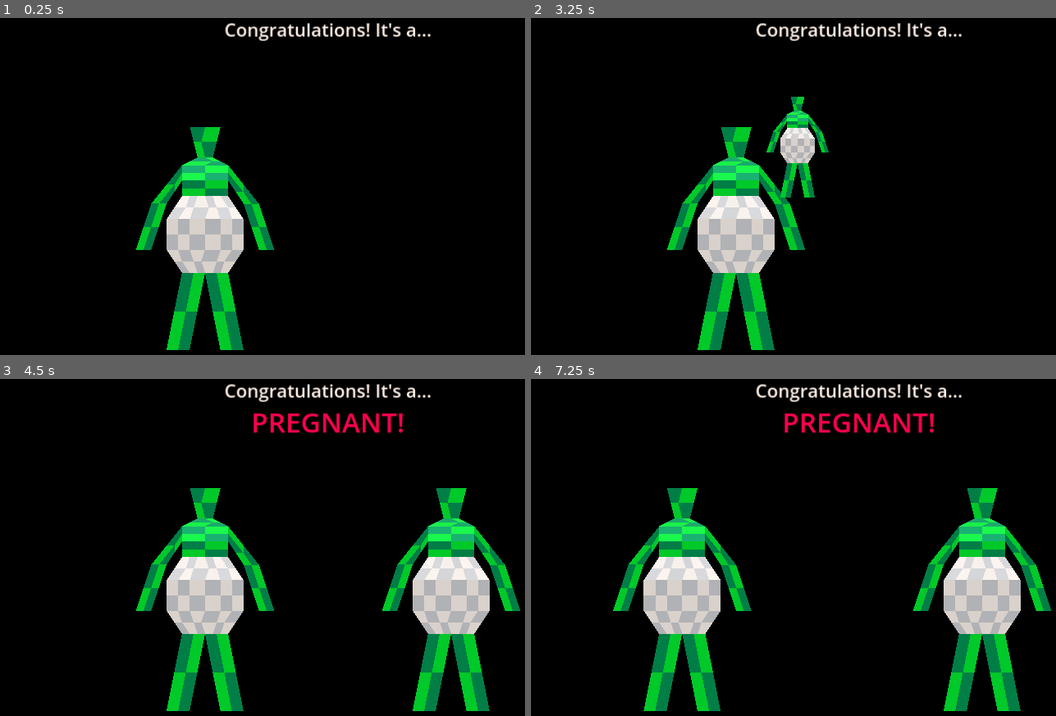
Above: before the commit, frames 1-4 (two rows, left to right).
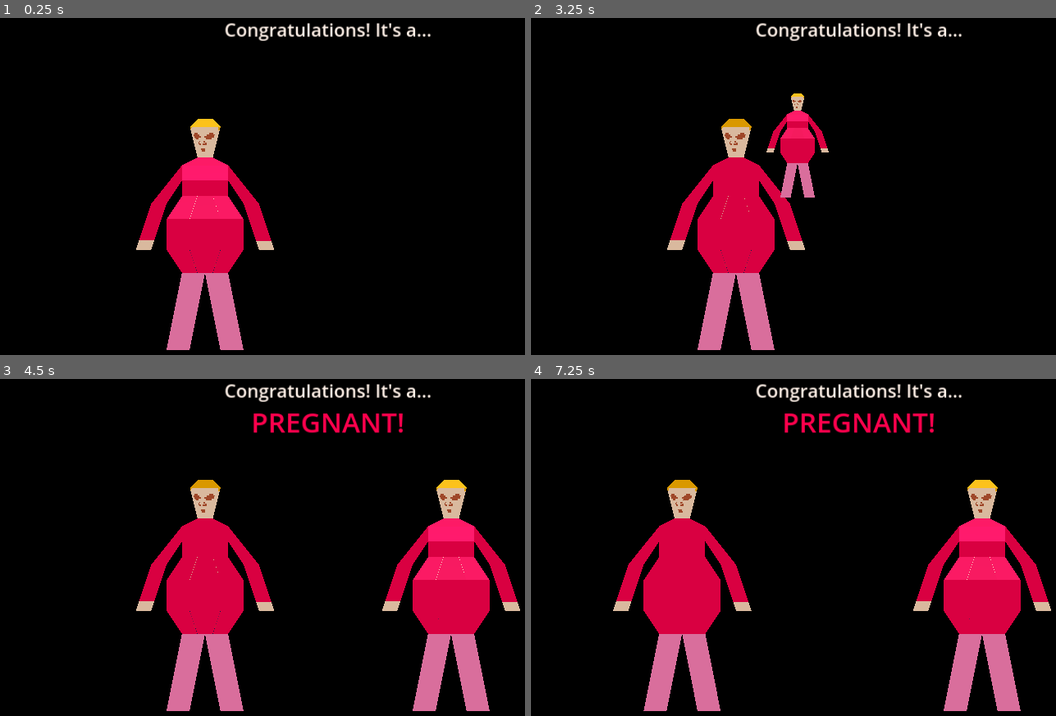
Above: after the commit, the same moments.

Repository: AlexGarbus/global-game-jam-2025
Game: Godot game, scene res://end.tscn
Two runs of this game, one before a commit and one after it. Both use one fixed random seed, a clock stepped at 60 frames per second and the inputs below. This scene is started directly instead of the project's main scene.
Inputs:
- Up to frame 1 (0.25 s): no input
- Up to frame 2 (3.25 s): tap Enter at 0.5, 2 s; hold Right (move_right) 0.53-1.28 s; tap Space (jump) at 0.77, 1.25, 1.52, 2.75, 3.02 s; hold Down (move_backward) 1.28-2.03 s; hold Right (move_right) 2.03-2.78 s; hold Up (move_forward) from 2.78 s (still down)
- Up to frame 3 (4.5 s): release Up (move_forward) at 3.53 s; hold Left (move_left) from 3.53 s (still down); tap Space (jump) at 3.77 s; tap Enter at 4.25 s
- Up to frame 4 (7.25 s): tap Space (jump) at 4.52, 5, 6.02, 6.77 s; release Left (move_left) at 5.03 s; hold Down (move_backward) 5.03-5.78 s; hold Right (move_right) 5.78-6.53 s; hold Up (move_forward) from 6.53 s (still down)

The runs differ from the first frame. In frame 1, 7.7% of the frame differs, in the area x 25-53%, y 29-99%; in frame 2, 9.2%; in frame 3, 15%, in the area x 25-100%, y 29-99%; in frame 4, 15%.

Commit message:
Player texture

Diff:
--- a/end.tscn
+++ b/end.tscn
@@ -1,14 +1,10 @@
-[gd_scene load_steps=10 format=3 uid="uid://bbnn1mrcwsnlx"]
+[gd_scene load_steps=9 format=3 uid="uid://bbnn1mrcwsnlx"]
 
 [ext_resource type="PackedScene" uid="uid://b0xolau4rr2fx" path="res://user_interface/ui_end/ui_end.tscn" id="1_5orgy"]
 [ext_resource type="Script" path="res://end.gd" id="1_lnr1v"]
 [ext_resource type="ArrayMesh" uid="uid://dy6dt6ng5uwjt" path="res://player/models/player.obj" id="2_8afmo"]
 [ext_resource type="Environment" uid="uid://c5qlxs2l8pxwa" path="res://environment.tres" id="2_67iw1"]
-[ext_resource type="Texture2D" uid="uid://ism6x00sbxsx" path="res://player/models/player_tex.png" id="3_mylx1"]
-
-[sub_resource type="StandardMaterial3D" id="StandardMaterial3D_m25qy"]
-albedo_texture = ExtResource("3_mylx1")
-texture_filter = 0
+[ext_resource type="Material" uid="uid://go44ro7nx67p" path="res://player/models/player_material.tres" id="4_wmnmt"]
 
 [sub_resource type="Animation" id="Animation_c0llp"]
 length = 0.001
@@ -122,6 +118,18 @@
 "handle_modes": PackedInt32Array(0),
 "points": PackedFloat32Array(0, -0.25, 0, 0.25, 0),
 "times": PackedFloat32Array(0)
+}
+tracks/10/type = "value"
+tracks/10/imported = false
+tracks/10/enabled = true
+tracks/10/path = NodePath("Model:scale")
+tracks/10/interp = 1
+tracks/10/loop_wrap = true
+tracks/10/keys = {
+"times": PackedFloat32Array(0),
+"transitions": PackedFloat32Array(1),
+"update": 0,
+"values": [Vector3(0.25, 0.25, 0.25)]
 }
 
 [sub_resource type="Animation" id="Animation_q2tif"]
@@ -255,6 +263,18 @@
 "points": PackedFloat32Array(0, -0.25, 0, 0.25, 0),
 "times": PackedFloat32Array(7)
 }
+tracks/11/type = "value"
+tracks/11/imported = false
+tracks/11/enabled = true
+tracks/11/path = NodePath("Model:scale")
+tracks/11/interp = 0
+tracks/11/loop_wrap = true
+tracks/11/keys = {
+"times": PackedFloat32Array(0, 3),
+"transitions": PackedFloat32Array(1, 1),
+"update": 0,
+"values": [Vector3(0.25, 0.25, 0.25), Vector3(0.25, 0.25, 0)]
+}
 
 [sub_resource type="AnimationLibrary" id="AnimationLibrary_y4nbx"]
 _data = {
@@ -280,14 +300,14 @@
 size = 3.0
 
 [node name="Model" type="MeshInstance3D" parent="."]
-transform = Transform3D(-0.25, 0, -2.18557e-08, 0, 0.25, 0, 2.18557e-08, 0, -0.25, -1, 0, 0)
+transform = Transform3D(-0.25, 0, -3.7749e-08, 0, 0.25, 0, 3.7749e-08, 0, -0.25, -1, 0, 0)
 mesh = ExtResource("2_8afmo")
-surface_material_override/0 = SubResource("StandardMaterial3D_m25qy")
+surface_material_override/0 = ExtResource("4_wmnmt")
 
 [node name="Model2" type="MeshInstance3D" parent="."]
 transform = Transform3D(-0.25, 0, -3.7749e-08, 0, 0.25, 0, 3.7749e-08, 0, -0.25, 1, 0, 0)
 mesh = ExtResource("2_8afmo")
-surface_material_override/0 = SubResource("StandardMaterial3D_m25qy")
+surface_material_override/0 = ExtResource("4_wmnmt")
 
 [node name="UiEnd" parent="." instance=ExtResource("1_5orgy")]
 
--- /dev/null
+++ b/player/models/player_material.tres
@@ -0,0 +1,7 @@
+[gd_resource type="StandardMaterial3D" load_steps=2 format=3 uid="uid://go44ro7nx67p"]
+
+[ext_resource type="Texture2D" uid="uid://ism6x00sbxsx" path="res://player/models/player_tex.png" id="1_irqcs"]
+
+[resource]
+albedo_texture = ExtResource("1_irqcs")
+texture_filter = 0
--- a/player/player.tscn
+++ b/player/player.tscn
@@ -1,16 +1,12 @@
-[gd_scene load_steps=12 format=3 uid="uid://oe7y6q1dmsbn"]
+[gd_scene load_steps=11 format=3 uid="uid://oe7y6q1dmsbn"]
 
 [ext_resource type="Script" path="res://player/player.gd" id="1_mam4c"]
 [ext_resource type="ArrayMesh" uid="uid://dy6dt6ng5uwjt" path="res://player/models/player.obj" id="2_ss5hy"]
-[ext_resource type="Texture2D" uid="uid://ism6x00sbxsx" path="res://player/models/player_tex.png" id="3_8fjrp"]
+[ext_resource type="Material" uid="uid://go44ro7nx67p" path="res://player/models/player_material.tres" id="3_u6qte"]
 [ext_resource type="ArrayMesh" uid="uid://cma8ssdk763sw" path="res://player/models/bubble.obj" id="4_qj2ro"]
 [ext_resource type="Texture2D" uid="uid://c1lteakc2n8h0" path="res://player/models/bubble_tex.png" id="5_up3se"]
 
 [sub_resource type="PhysicsMaterial" id="PhysicsMaterial_x4y01"]
-
-[sub_resource type="StandardMaterial3D" id="StandardMaterial3D_lp6ya"]
-albedo_texture = ExtResource("3_8fjrp")
-texture_filter = 0
 
 [sub_resource type="StandardMaterial3D" id="StandardMaterial3D_aaw5h"]
 albedo_texture = ExtResource("5_up3se")
@@ -39,7 +35,7 @@
 [node name="Model" type="MeshInstance3D" parent="Pivot"]
 transform = Transform3D(0.25, 0, 0, 0, 0.25, 0, 0, 0, 0.25, 0, 0, 0)
 mesh = ExtResource("2_ss5hy")
-surface_material_override/0 = SubResource("StandardMaterial3D_lp6ya")
+surface_material_override/0 = ExtResource("3_u6qte")
 
 [node name="Bubble" type="MeshInstance3D" parent="Pivot"]
 transform = Transform3D(1.1, 0, 0, 0, 1.1, 0, 0, 0, 1.1, 0, 0, 0)
Not shown, changed: player/models/player.obj
Binary file changed: player/models/player_tex.png
